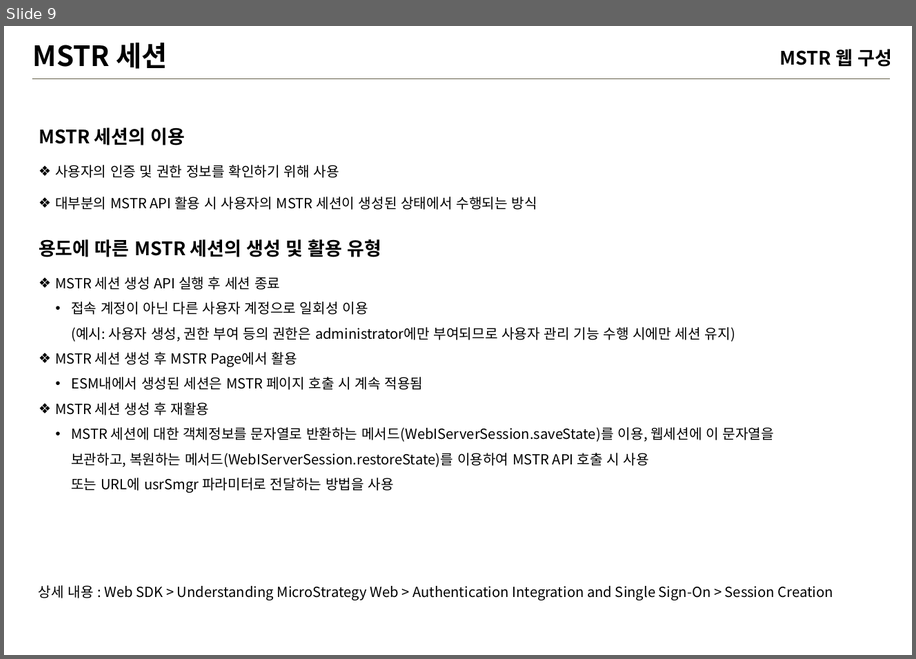
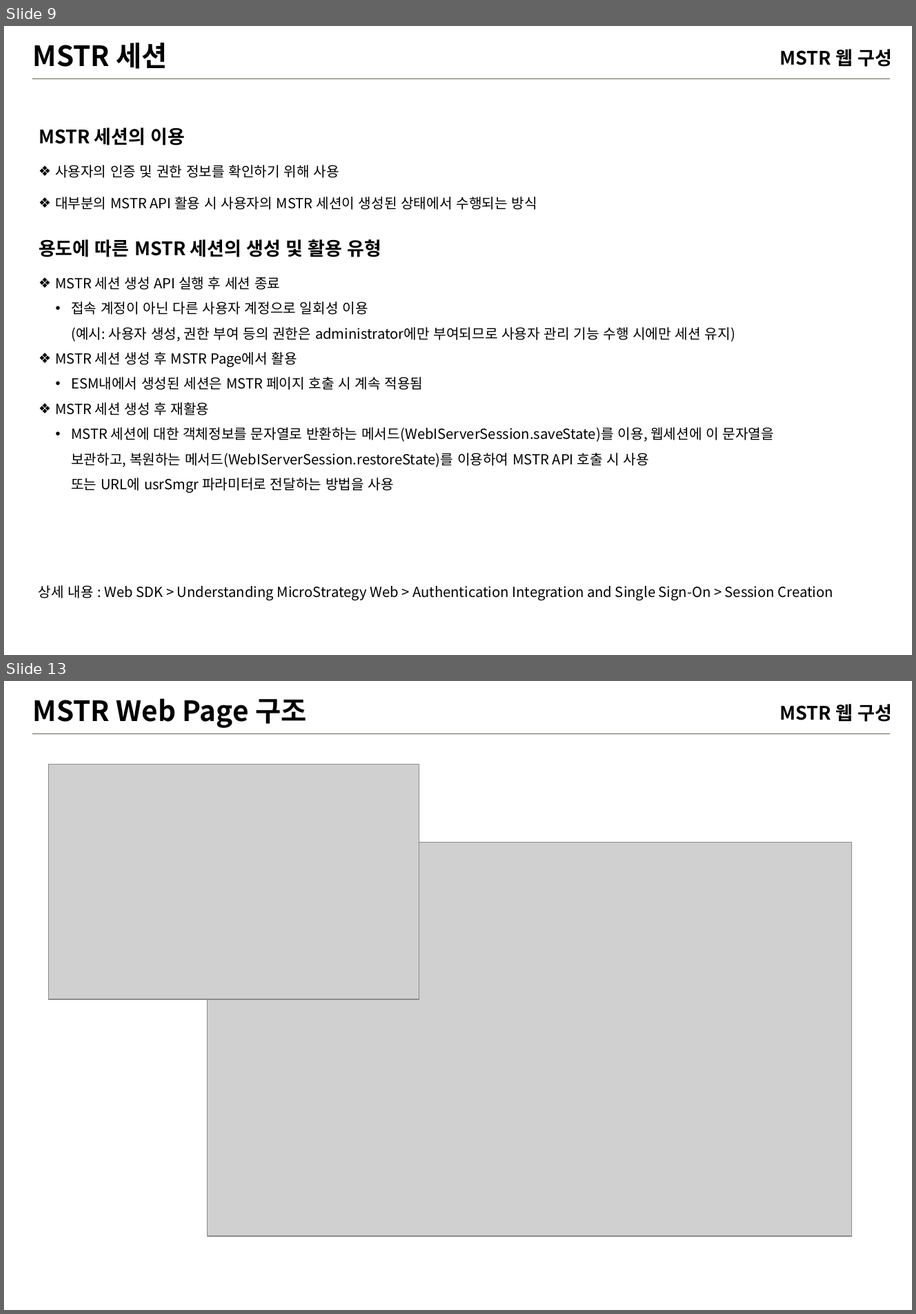
Before and after one commit to iused5/document, a slide deck: MSTR 웹교육/MSTR-웹.pptx. Shown one above the other, each under a label of ours: slide 9 before the commit, slides 9 and 13 after it; the slides between them are not shown. The pictures are 916x659 and 916x1314 pixels, drawn with LibreOffice and Linux fonts; fonts in the diff are those of the drawing; grey boxes stand for pictures; background and template pictures are left out. Boxes give left, top, right and bottom in pixels: in the first picture for what was removed or moved away, otherwise in the second. Text is boxed around its words. In the diff, an @@ line names an element or a change of style, - is before the commit and + after.

```diff
--- a/MSTR 웹교육/MSTR-웹.pptx
+++ b/MSTR 웹교육/MSTR-웹.pptx
@@ slide 13 added at (x1=4, y1=681, x2=912, y2=1310), background #FFFFFF; not listed: 2 template elements that a slide beside it also shows @@
@@ title added at (x1=33, y1=698, x2=307, y2=728), 24 pt, text #000000, bold @@
+MSTR Web Page 구조
@@ text added at (x1=780, y1=704, x2=892, y2=722), 16 pt, text #000000, bold @@
+MSTR 웹 구성
@@ picture added at (x1=48, y1=764, x2=419, y2=999) @@
@@ picture added at (x1=207, y1=842, x2=852, y2=1236) @@
```
Also in this commit, not shown: 1 slide changed, 2 other slides added.
